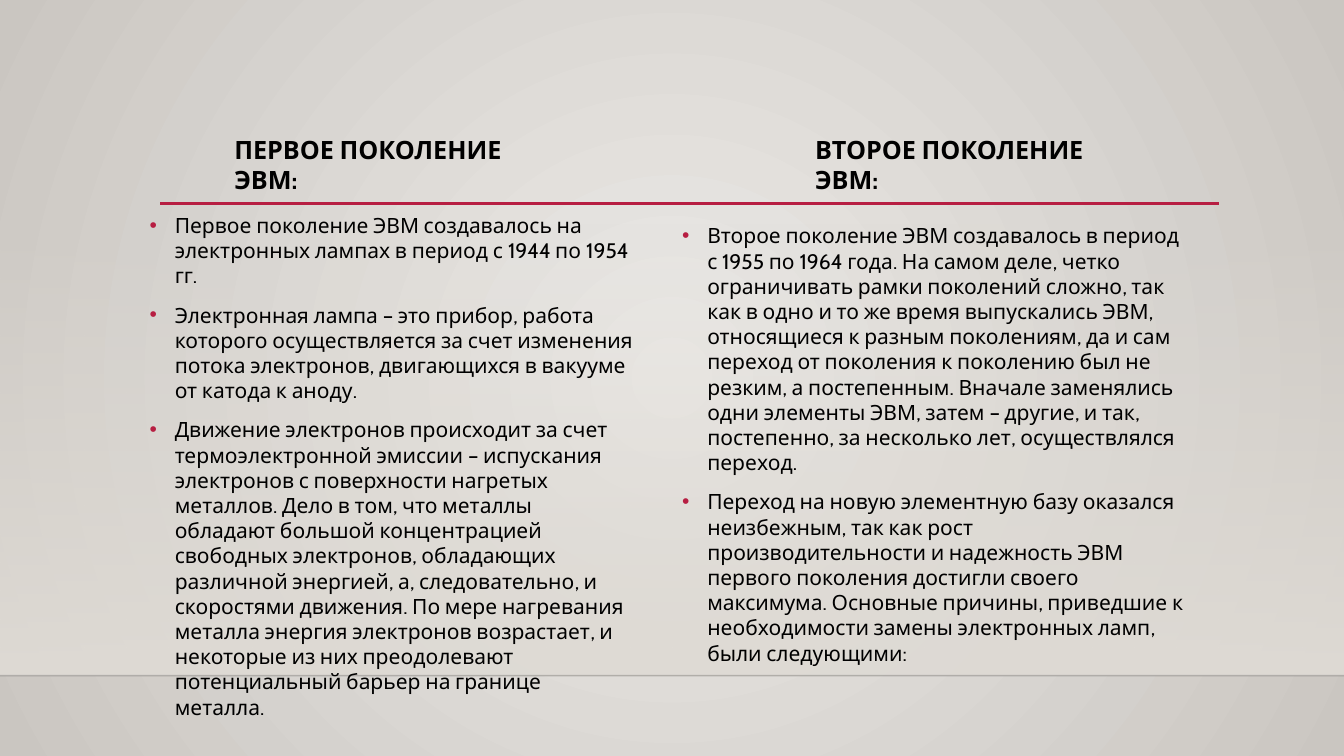
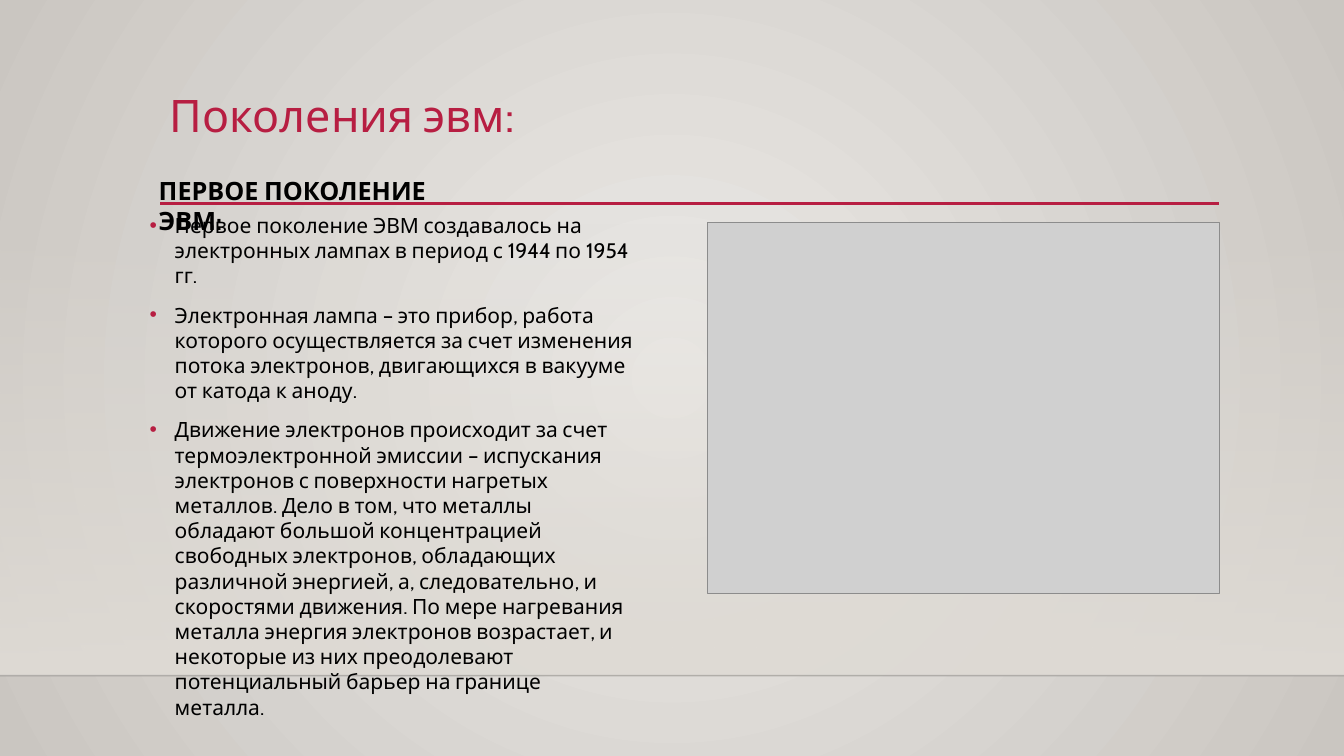
Before and after one commit to SonyaPimenova/-, a slide deck: slide 4 of КУРСОВАЯ.pptx (slide 6 before the commit). Drawn at 1344x756 pixels with LibreOffice and Linux fonts; fonts in the diff are those of the drawing; grey boxes stand for pictures; background and template pictures are left out. Boxes give left, top, right and bottom in pixels: in the first picture for what was removed or moved away, otherwise in the second. Text is boxed around its words. In the diff, an @@ line names an element or a change of style, - is before the commit and + after.

```diff
--- a/КУРСОВАЯ.pptx
+++ b/КУРСОВАЯ.pptx
@@ title added at [170, 100, 515, 133], 32 pt, text #B71E42 @@
+Поколения эвм:
@@ text removed at [815, 140, 1084, 190] @@
-ВТОРОЕ ПОКОЛЕНИЕ ЭВМ:
@@ text "ПЕРВОЕ ПОКОЛЕНИЕ ЭВМ:" rewrapped from [234, 140, 502, 190] to [159, 181, 426, 236] @@
@@ text removed at [707, 228, 1183, 666] @@
-• Второе поколение ЭВМ создавалось в период с 1955 по 1964 года. На самом деле, четко ограничивать рамки поколений сложно, так как в одно и то же время выпускались ЭВМ, относящиеся к разным поколениям, да и сам переход от поколения к поколению был не резким, а постепенным. Вначале заменялись одни элементы ЭВМ, затем – другие, и так, постепенно, за несколько лет, осуществлялся переход.
-• Переход на новую элементную базу оказался неизбежным, так как рост производительности и надежность ЭВМ первого поколения достигли своего максимума. Основные причины, приведшие к необходимости замены электронных ламп, были следующими:
@@ picture added at [707, 223, 1219, 594] @@
```
Also in this commit, not shown: 7 other slides changed.
